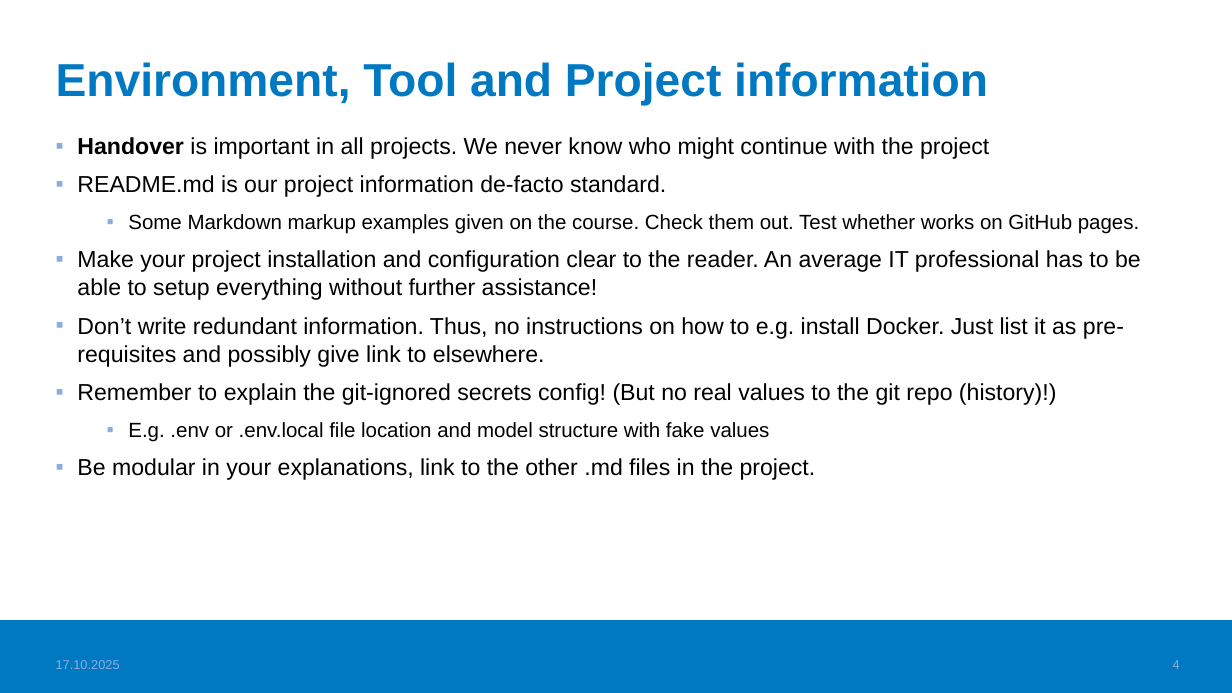
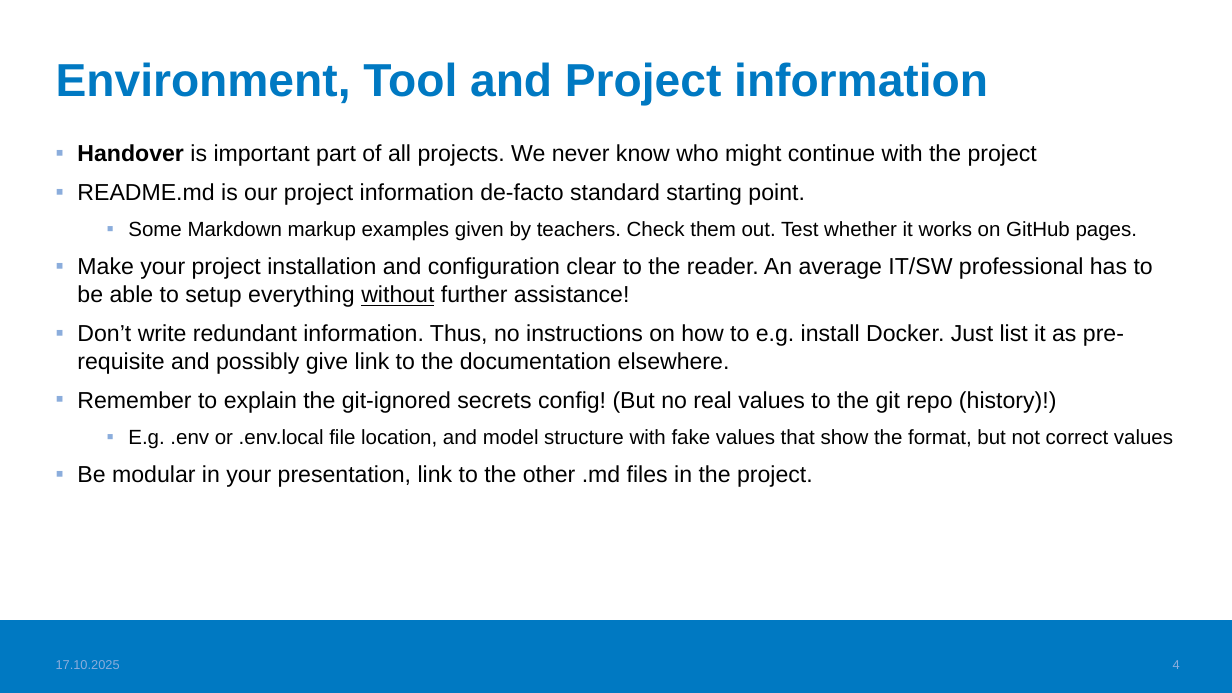
Before and after one commit to valju/share, a slide deck: slide 4 of 06_architectures_patterns_documentation/documentation_principles_for_sw_projects.pptx. Drawn at 1232x693 pixels with LibreOffice and Linux fonts; fonts in the diff are those of the drawing; background and template pictures are left out. Boxes give left, top, right and bottom in pixels: in the first picture for what was removed or moved away, otherwise in the second. Text is boxed around its words. In the diff, an @@ line names an element or a change of style, - is before the commit and + after.

Commit message:
documentation philosophy improved

```diff
--- a/06_architectures_patterns_documentation/documentation_principles_for_sw_projects.pptx
+++ b/06_architectures_patterns_documentation/documentation_principles_for_sw_projects.pptx
@@ text "Handover is important part of ...": place and size @@
-text "Handover is important part of ..." at (77, 137, 1141, 480)
+text "Handover is important part of ..." at (77, 144, 1173, 487)
@@ text at (77, 144, 1153, 374): text changed @@
-▪ Handover is important in all projects. We never know who might continue with the project
-▪ README.md is our project information de-facto standard.
-  ▪ Some Markdown markup examples given on the course. Check them out. Test whether works on GitHub pages.
-▪ Make your project installation and configuration clear to the reader. An average IT professional has to be able to setup everything without further assistance!
-▪ Don’t write redundant information. Thus, no instructions on how to e.g. install Docker. Just list it as pre-requisites and possibly give link to elsewhere.
+▪ Handover is important part of all projects. We never know who might continue with the project
+▪ README.md is our project information de-facto standard starting point.
+  ▪ Some Markdown markup examples given by teachers. Check them out. Test whether it works on GitHub pages.
+▪ Make your project installation and configuration clear to the reader. An average IT/SW professional has to be able to setup everything without further assistance!
+▪ Don’t write redundant information. Thus, no instructions on how to e.g. install Docker. Just list it as pre-requisite and possibly give link to the documentation elsewhere.
@@ text at (77, 429, 1173, 487): text changed @@
-  ▪ E.g. .env or .env.local file location and model structure with fake values
-▪ Be modular in your explanations, link to the other .md files in the project.
+  ▪ E.g. .env or .env.local file location, and model structure with fake values that show the format, but not correct values
+▪ Be modular in your presentation, link to the other .md files in the project.
```
Also in this commit, not shown: 6 other slides changed, 1 other file.
